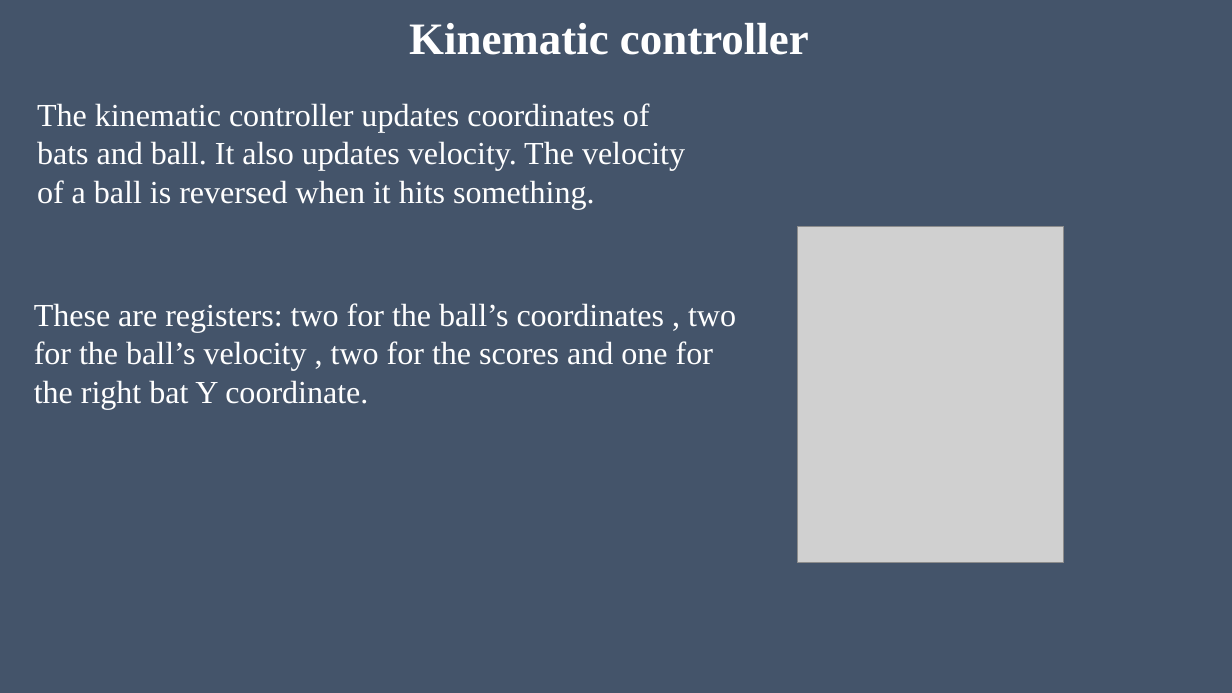
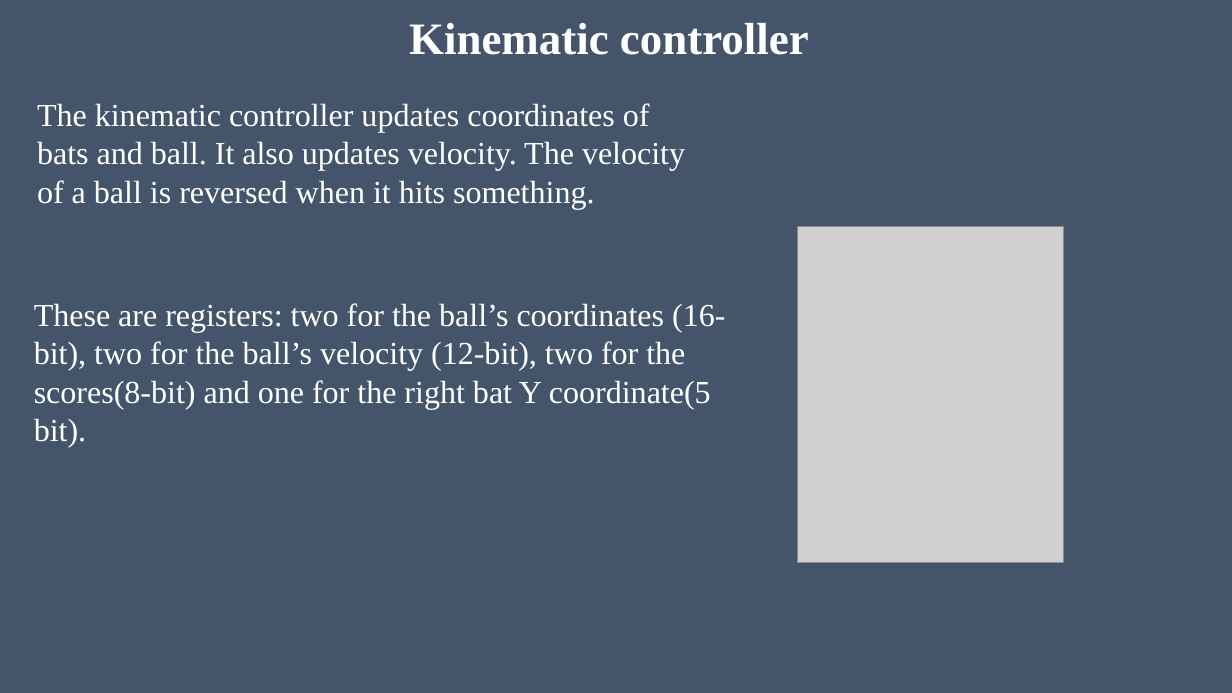
Before and after one commit to MIZINCHIK/DigitalPlatforms, a slide deck: slide 7 of Presentation.pptx (slide 6 before the commit). Drawn at 1232x693 pixels with LibreOffice and Linux fonts; fonts in the diff are those of the drawing; grey boxes stand for pictures. Boxes give left, top, right and bottom in pixels: in the first picture for what was removed or moved away, otherwise in the second. Text is boxed around its words. In the diff, an @@ line names an element or a change of style, - is before the commit and + after.

```diff
--- a/Presentation.pptx
+++ b/Presentation.pptx
@@ text at (x1=34, y1=303, x2=725, y2=448): text changed @@
-These are registers: two for the ball’s coordinates , two for the ball’s velocity , two for the scores and one for the right bat Y coordinate.
+These are registers: two for the ball’s coordinates (16-bit), two for the ball’s velocity (12-bit), two for the scores(8-bit) and one for the right bat Y coordinate(5 bit).
```
Also in this commit, not shown: 5 other slides changed, 2 slides added, 2 slides removed.
